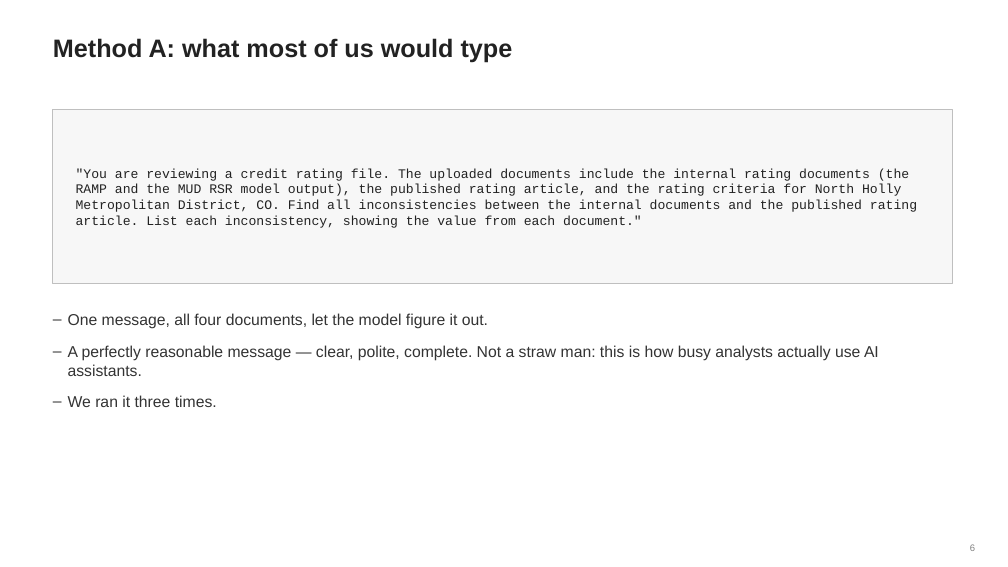
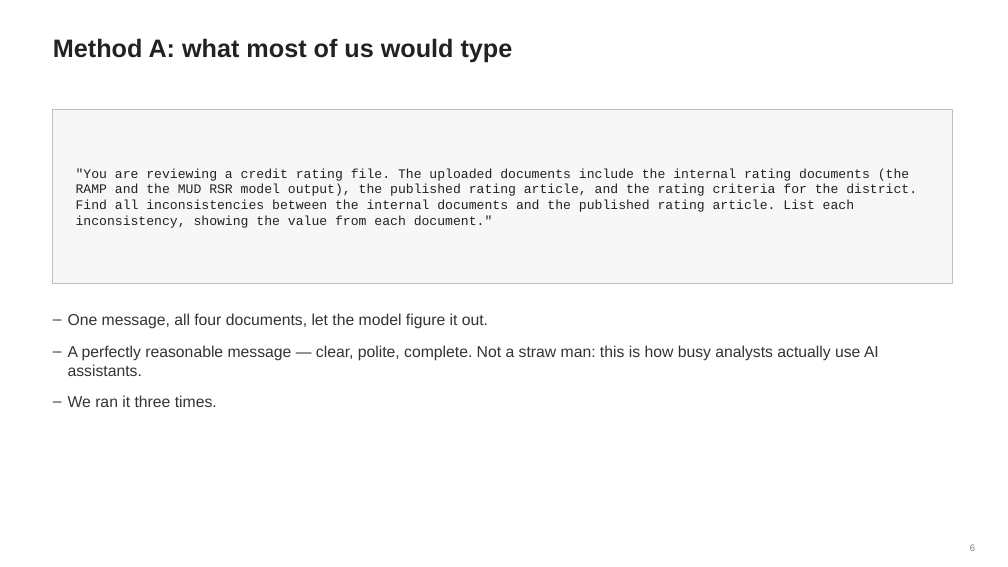
Before and after one commit to ld2955/SelfProject, a slide deck: slide 6 of AI_Summer_League_Demo_plain.pptx. Drawn at 1008x567 pixels with LibreOffice and Linux fonts; fonts in the diff are those of the drawing. Boxes give left, top, right and bottom in pixels: in the first picture for what was removed or moved away, otherwise in the second. Text is boxed around its words. In the diff, an @@ line names an element or a change of style, - is before the commit and + after.

```diff
--- a/AI_Summer_League_Demo_plain.pptx
+++ b/AI_Summer_League_Demo_plain.pptx
@@ text at [76, 168, 917, 228]: text changed @@
-"You are reviewing a credit rating file. The uploaded documents include the internal rating documents (the RAMP and the MUD RSR model output), the published rating article, and the rating criteria for North Holly Metropolitan District, CO. Find all inconsistencies between the internal documents and the published rating article. List each inconsistency, showing the value from each document."
+"You are reviewing a credit rating file. The uploaded documents include the internal rating documents (the RAMP and the MUD RSR model output), the published rating article, and the rating criteria for the district. Find all inconsistencies between the internal documents and the published rating article. List each inconsistency, showing the value from each document."
```
Also in this commit, not shown: 1 other slide changed.
